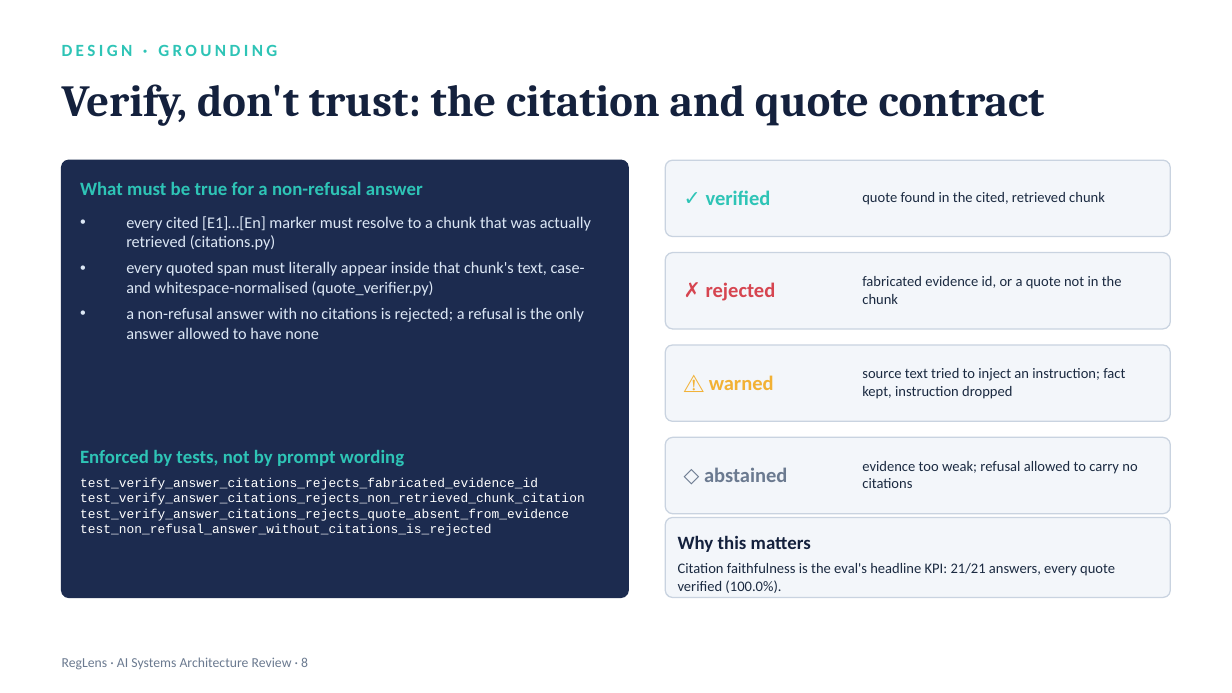
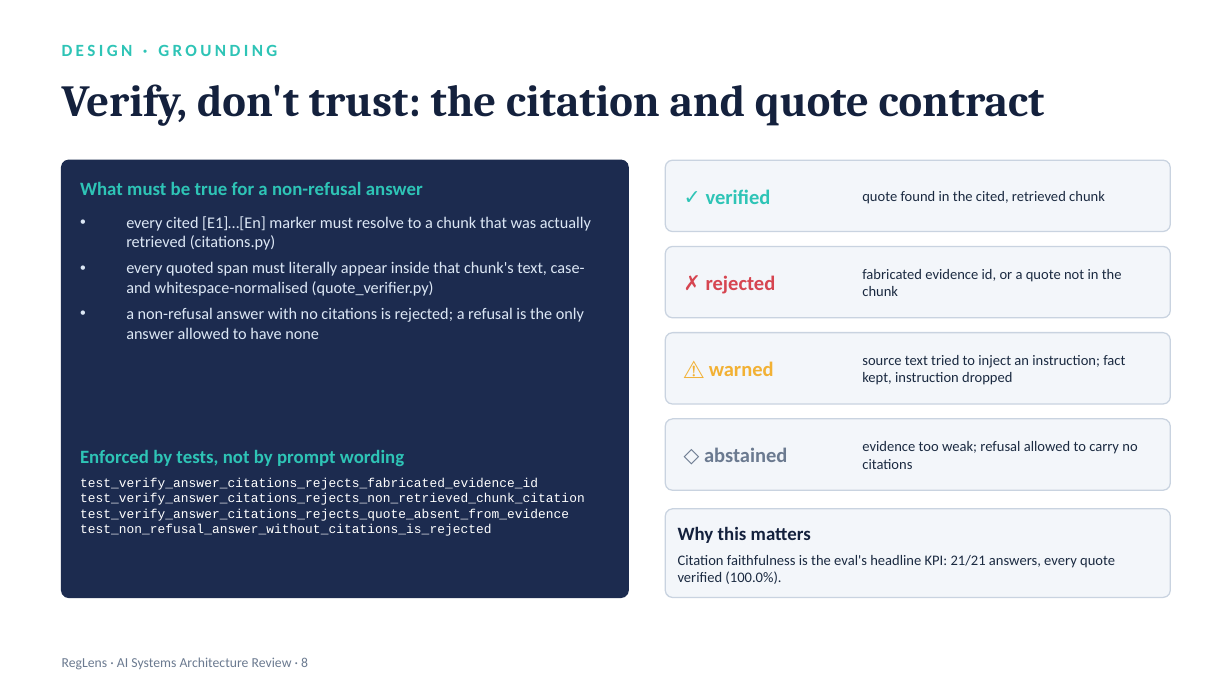
Before and after one commit to roshanrana/RegLens, a slide deck: slide 8 of docs/pitch/reglens-architecture-deck.pptx. Drawn at 1232x693 pixels with LibreOffice and Linux fonts; fonts in the diff are those of the drawing. Boxes give left, top, right and bottom in pixels: in the first picture for what was removed or moved away, otherwise in the second. Text is boxed around its words. In the diff, an @@ line names an element or a change of style, - is before the commit and + after.

```diff
--- a/docs/pitch/reglens-architecture-deck.pptx
+++ b/docs/pitch/reglens-architecture-deck.pptx
@@ rounded rectangle: place and size @@
-rounded rectangle at [665,160,1170,237]
+rounded rectangle at [665,160,1170,232]
@@ rounded rectangle: place and size @@
-rounded rectangle at [665,253,1170,329]
+rounded rectangle at [665,246,1170,318]
@@ rounded rectangle: place and size @@
-rounded rectangle at [665,345,1170,421]
+rounded rectangle at [665,333,1170,404]
@@ text "⚠ warned": place and size @@
-text "⚠ warned" at [709,375,774,390]
+text "⚠ warned" at [709,361,774,376]
@@ text "source text tried to inject ...": place and size @@
-text "source text tried to inject ..." at [862,368,1125,399]
+text "source text tried to inject ..." at [862,355,1125,385]
@@ proportions changed in 5 elements at [665,160,1170,232], [665,509,1170,598], [665,246,1170,318], [665,333,1170,404], [665,419,1170,490] @@
@@ rounded rectangle: place and size @@
-rounded rectangle at [665,437,1170,514]
+rounded rectangle at [665,419,1170,490]
@@ text "◇ abstained": place and size @@
-text "◇ abstained" at [704,467,787,482]
+text "◇ abstained" at [704,447,787,462]
@@ text "evidence too weak; refusal allowed ...": place and size @@
-text "evidence too weak; refusal allowed ..." at [862,461,1137,488]
+text "evidence too weak; refusal allowed ..." at [862,441,1137,469]
@@ rounded rectangle: place and size @@
-rounded rectangle at [665,517,1170,598]
+rounded rectangle at [665,509,1170,598]
@@ 3 texts: place and size @@
-3 texts at [678,276,1122,552]
+3 texts at [678,269,1122,543]
@@ text "Citation faithfulness is the eval's ...": place and size @@
-text "Citation faithfulness is the eval's ..." at [678,563,1115,593]
+text "Citation faithfulness is the eval's ..." at [678,555,1115,584]
```
Also in this commit, not shown: 2 other slides changed, 3 other files.
